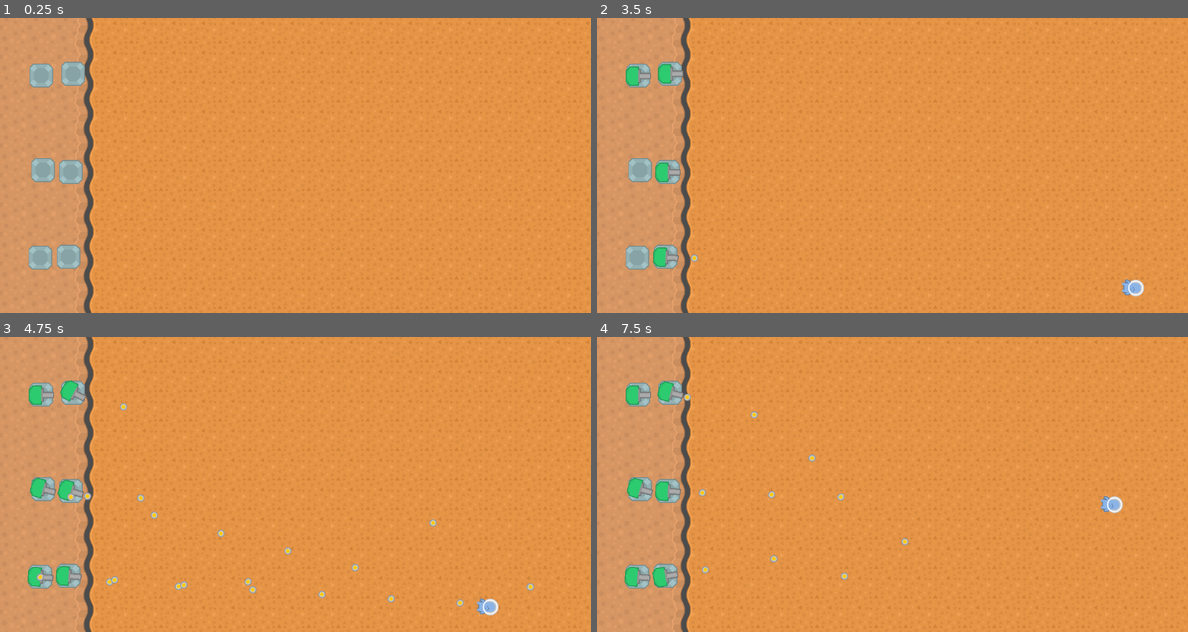
Above: before the commit, frames 1-4 (two rows, left to right).
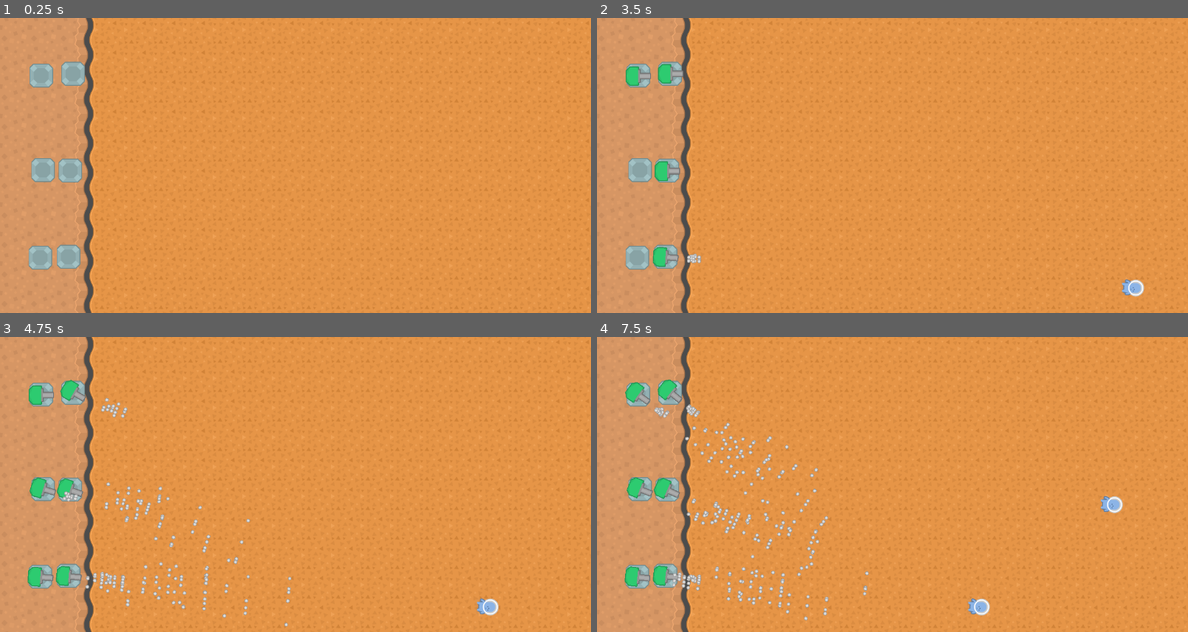
Above: after the commit, the same moments.

Repository: Mynijo/GateDefense
Game: Godot game, scene res://terrain/Map01.tscn
Two runs of this game, one before a commit and one after it. Both use one fixed random seed, a clock stepped at 60 frames per second and the inputs below.
Inputs (mouse positions are in pixels of both pictures, inside the frame that each line leads up to):
- Up to frame 1 (0.25 s): no input
- Up to frame 2 (3.5 s): tap Enter at 0.5, 2 s; move the mouse to (667, 74) at 0.52 s; click (667, 74) at 0.67 s; tap Space at 1.25 s; move the mouse to (667, 171) at 1.27 s; click (667, 171) at 1.42 s; move the mouse to (667, 256) at 2.02 s; click (667, 256) at 2.17 s; move the mouse to (638, 77) at 2.77 s; click (638, 77) at 2.92 s
- Up to frame 3 (4.75 s): move the mouse to (41, 575) at 3.52 s; click (41, 575) at 3.67 s; move the mouse to (41, 490) at 4.27 s; click (41, 490) at 4.42 s
- Up to frame 4 (7.5 s): move the mouse to (922, 484) at 5.02 s; click (922, 484) at 5.17 s; move the mouse to (803, 410) at 5.77 s; click (803, 410) at 5.92 s; move the mouse to (1022, 469) at 6.52 s; click (1022, 469) at 6.67 s; move the mouse to (774, 499) at 7.27 s; click (774, 499) at 7.42 s

The runs differ from the first frame. In frame 1, 0.1% of the frame differs, in the area x 9-14%, y 47-57%; in frame 2, 0.2%; in frame 3, 1.6%; in frame 4, 2.5%, in the area x 4-67%, y 14-96%.

Commit message:
Added Schrot

Diff:
--- a/Bullet/Bullet.gd
+++ b/Bullet/Bullet.gd
@@ -7,16 +7,20 @@
 var velocity = Vector2()
 
 func start(_position, _direction):
-    position = _position
-    rotation = _direction.angle()
-    $Lifetime.wait_time = lifetime
-    velocity = _direction * speed
+	position = _position
+	rotation = _direction.angle()
+	$Lifetime.wait_time = lifetime
+	velocity = _direction * speed
+	$Lifetime.start()
 
 func _process(delta):
-    position += velocity * delta
+	position += velocity * delta
 
 func explode():
-    queue_free()
+	queue_free()
+
+func get_speed():
+	return speed
 
 func _on_Bullet_body_entered(body):
 	explode()
@@ -24,4 +28,4 @@
 	    body.take_damage(damage)
 
 func _on_Lifetime_timeout():
-    explode()
+	explode()
--- /dev/null
+++ b/Bullet/BulletSchrot.tscn
@@ -0,0 +1,33 @@
+[gd_scene load_steps=4 format=2]
+
+[ext_resource path="res://Bullet/Bullet.tscn" type="PackedScene" id=1]
+[ext_resource path="res://media/towerDefense_tilesheet.png" type="Texture" id=2]
+
+[sub_resource type="CircleShape2D" id=1]
+
+custom_solver_bias = 0.0
+radius = 5.24559
+
+[node name="BulletSchrot" instance=ExtResource( 1 )]
+
+speed = 900
+damage = 5
+lifetime = 0.5
+
+[node name="Sprite" parent="." index="0"]
+
+scale = Vector2( 0.5, 0.5 )
+texture = ExtResource( 2 )
+region_enabled = true
+region_rect = Rect2( 88, 1431.9, 15.75, 16.25 )
+_sections_unfolded = [ "Offset", "Region", "Transform" ]
+
+[node name="Lifetime" parent="." index="1"]
+
+wait_time = 0.2
+
+[node name="CollisionShape2D" parent="." index="2"]
+
+position = Vector2( 0.00212717, -0.396925 )
+scale = Vector2( 0.809637, 0.841898 )
+shape = SubResource( 1 )
--- /dev/null
+++ b/Bullet/BulletSchrotPatrone.gd
@@ -0,0 +1,31 @@
+extends "res://Bullet/Bullet.gd"
+
+signal shoot
+export (PackedScene) var Bullet
+
+export (float) var scattering = 0.15
+
+
+func explode():
+	connect("shoot", self.get_parent(), "_on_Tower_shoot")
+	for i in range(5):
+		var dir =  Vector2(1, rand_range(-scattering,scattering)).rotated(rotation)
+		emit_signal('shoot', Bullet ,position, dir)
+
+	for i in range(4):
+			var dir =  Vector2(0.8, rand_range(-scattering,scattering)).rotated(rotation)
+			emit_signal('shoot', Bullet ,position, dir)
+
+	for i in range(4):
+		var dir =  Vector2(0.7, rand_range(-scattering,scattering)).rotated(rotation)
+		emit_signal('shoot', Bullet ,position, dir)
+
+	for i in range(3):
+		var dir =  Vector2(0.6, rand_range(-scattering,scattering)).rotated(rotation)
+		emit_signal('shoot', Bullet ,position, dir)
+
+	for i in range(3):
+		var dir =  Vector2(0.5, rand_range(-scattering,scattering)).rotated(rotation)
+		emit_signal('shoot', Bullet ,position, dir)
+
+	queue_free()
--- /dev/null
+++ b/Bullet/BulletSchrotPatrone.tscn
@@ -0,0 +1,13 @@
+[gd_scene load_steps=4 format=2]
+
+[ext_resource path="res://Bullet/Bullet.tscn" type="PackedScene" id=1]
+[ext_resource path="res://Bullet/BulletSchrotPatrone.gd" type="Script" id=2]
+[ext_resource path="res://Bullet/BulletSchrot.tscn" type="PackedScene" id=3]
+
+[node name="BulletSchrotPatrone" instance=ExtResource( 1 )]
+
+script = ExtResource( 2 )
+speed = 800
+damage = 5
+lifetime = 0.05
+Bullet = ExtResource( 3 )
--- a/Enemy/Enemy.gd
+++ b/Enemy/Enemy.gd
@@ -35,3 +35,7 @@
 			return
 		control(delta)
 		move_and_slide(velocity)
+
+
+func get_velocity():
+	return velocity
--- a/Tower/Tower.gd
+++ b/Tower/Tower.gd
@@ -24,13 +24,16 @@
 
 func _process(delta):
 	if target.size() != 0:
-		var pos = target.front().global_position
-		pos.x -= 50
-		var target_dir = ( pos - $Body.global_position).normalized()
+		var distance = (target.front().global_position - position).length()
+		var _time = (distance / Bullet.instance().get_speed())
+		var predicted_position = target.front().global_position + (target[0].get_velocity() * _time)
+
+		var target_dir = (predicted_position - global_position).normalized()
+
 		var current_dir = Vector2(1, 0).rotated($Body.global_rotation)
 		$Body.global_rotation = current_dir.linear_interpolate(target_dir, turret_speed * delta).angle()
 
-		if target_dir.dot(current_dir) > 0.90:
+		if target_dir.dot(current_dir) > 0.95:
 			shoot()
 
 
@@ -45,11 +48,12 @@
 	target.erase(body)
 
 func shoot():
-    if can_shoot:
-        can_shoot = false
-        $GunCooldown.start()
-        var dir = Vector2(1, 0).rotated($Body.global_rotation)
-        emit_signal('shoot', Bullet, $Body.global_position, dir)
+	if can_shoot:
+		$GunCooldown.start()
+		can_shoot = false
+		var dir = Vector2(1, 0).rotated($Body.global_rotation)
+		emit_signal('shoot', Bullet, $Body.global_position, dir)
+
 
 func _on_GunCooldown_timeout():
 	can_shoot = true
--- a/Tower/TowerPhy.tscn
+++ b/Tower/TowerPhy.tscn
@@ -2,7 +2,7 @@
 
 [ext_resource path="res://Tower/Tower.tscn" type="PackedScene" id=1]
 [ext_resource path="res://Tower/TowerPhy.gd" type="Script" id=2]
-[ext_resource path="res://Bullet/BulletPhy.tscn" type="PackedScene" id=3]
+[ext_resource path="res://Bullet/BulletSchrotPatrone.tscn" type="PackedScene" id=3]
 [ext_resource path="res://media/towerDefense_tilesheet.png" type="Texture" id=4]
 
 [node name="TowerPhy" index="0" instance=ExtResource( 1 )]
--- a/terrain/Map01.tscn
+++ b/terrain/Map01.tscn
@@ -54,7 +54,7 @@
 
 [node name="TowerPlace2" parent="." index="5" instance=ExtResource( 6 )]
 
-position = Vector2( 154.037, 335.207 )
+position = Vector2( 152.677, 332.486 )
 
 [node name="TowerPlace3" parent="." index="6" instance=ExtResource( 6 )]
 
